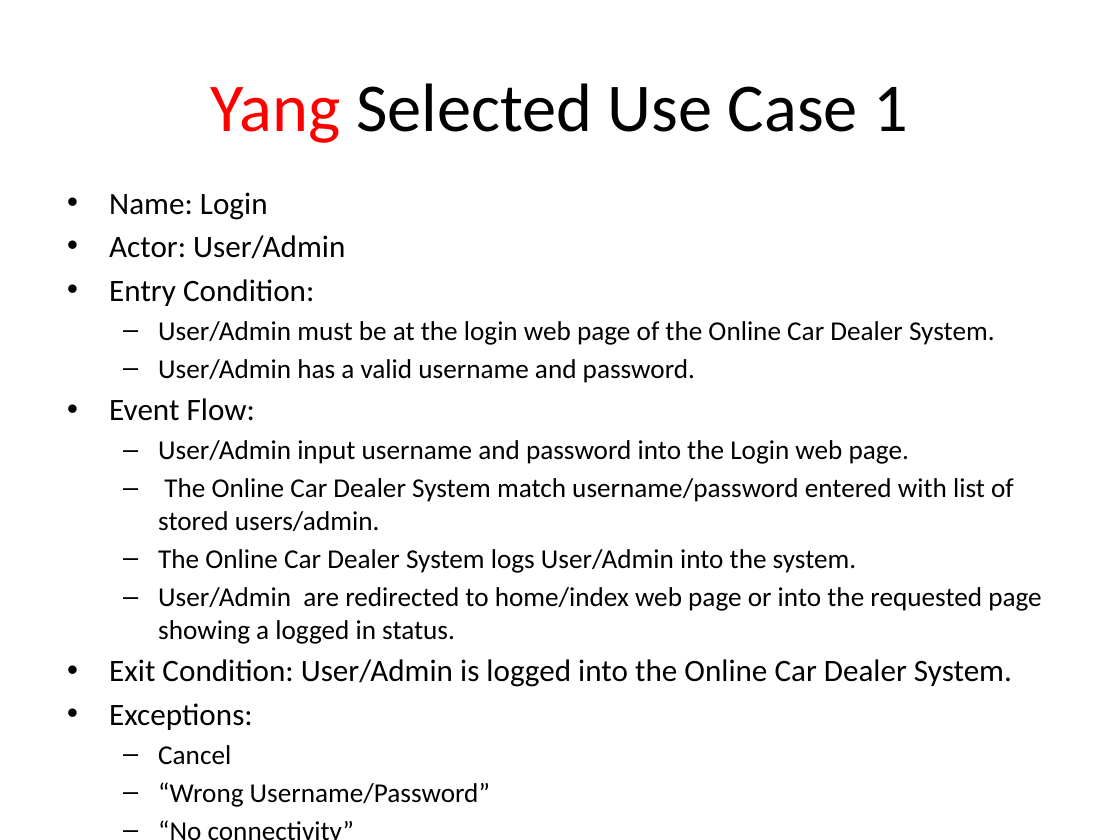
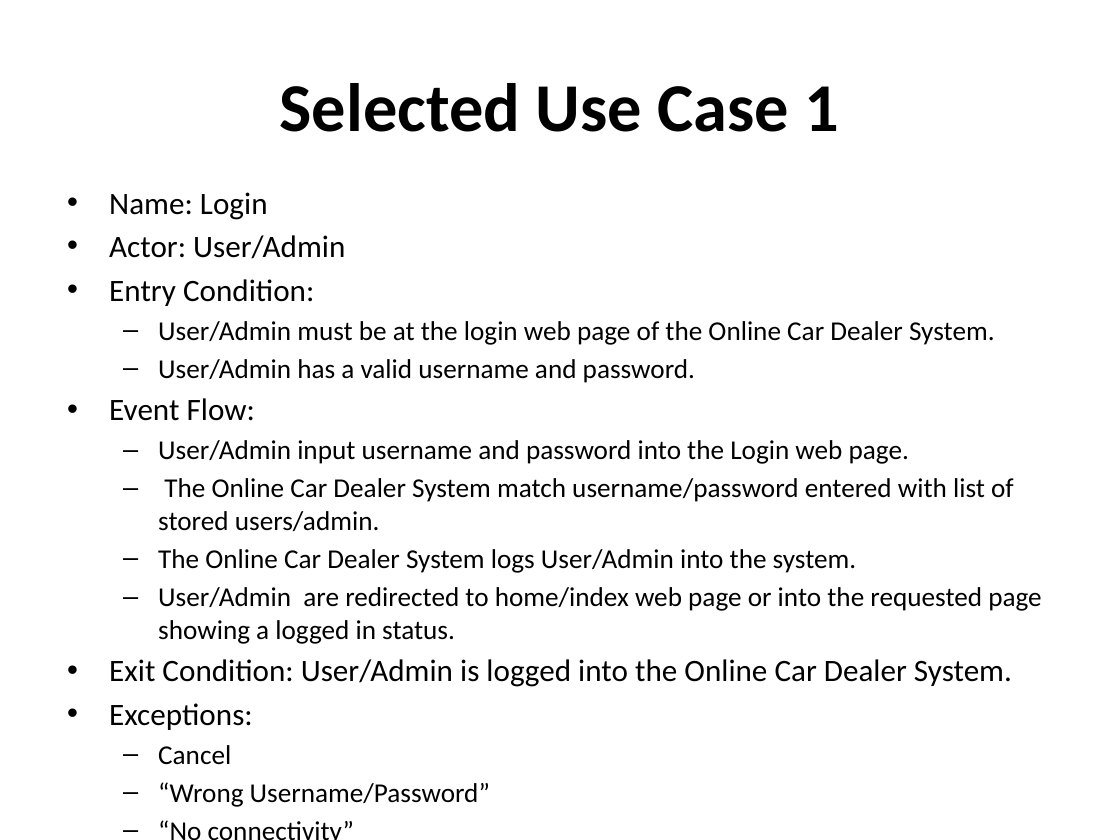
Before and after one commit to cen4010-onlinecardealer/docs, a slide deck: slide 7 of Online+Car+Dealer+System.pptx. Drawn at 1120x840 pixels with LibreOffice and Linux fonts; fonts in the diff are those of the drawing. Boxes give left, top, right and bottom in pixels: in the first picture for what was removed or moved away, otherwise in the second. Text is boxed around its words. In the diff, an @@ line names an element or a change of style, - is before the commit and + after.

```diff
--- a/Online+Car+Dealer+System.pptx
+++ b/Online+Car+Dealer+System.pptx
@@ title at bbox=[280, 83, 839, 132]: text changed; bold on @@
-Yang Selected Use Case 1
+Selected Use Case 1
```
Also in this commit, not shown: 16 other slides changed.
